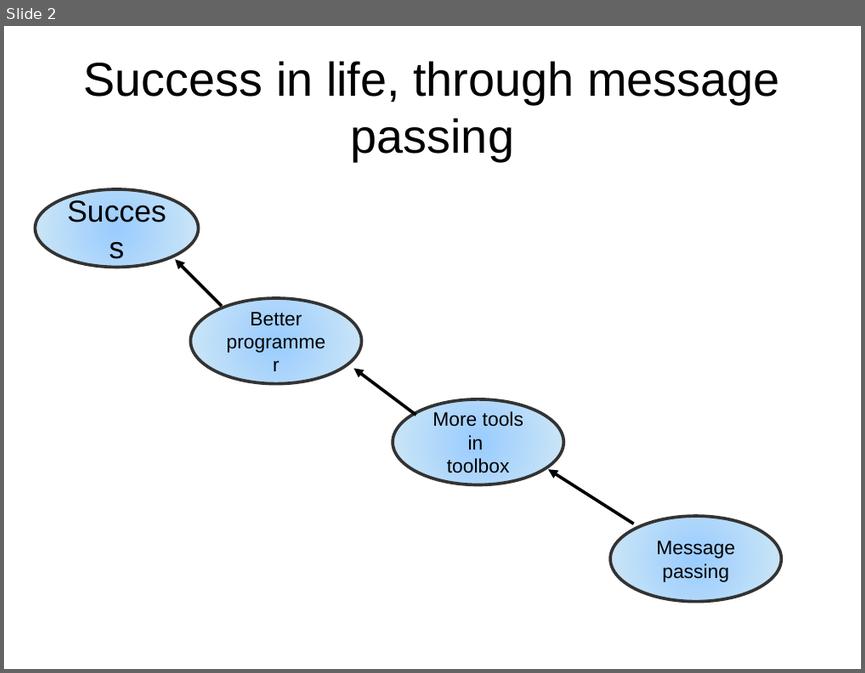
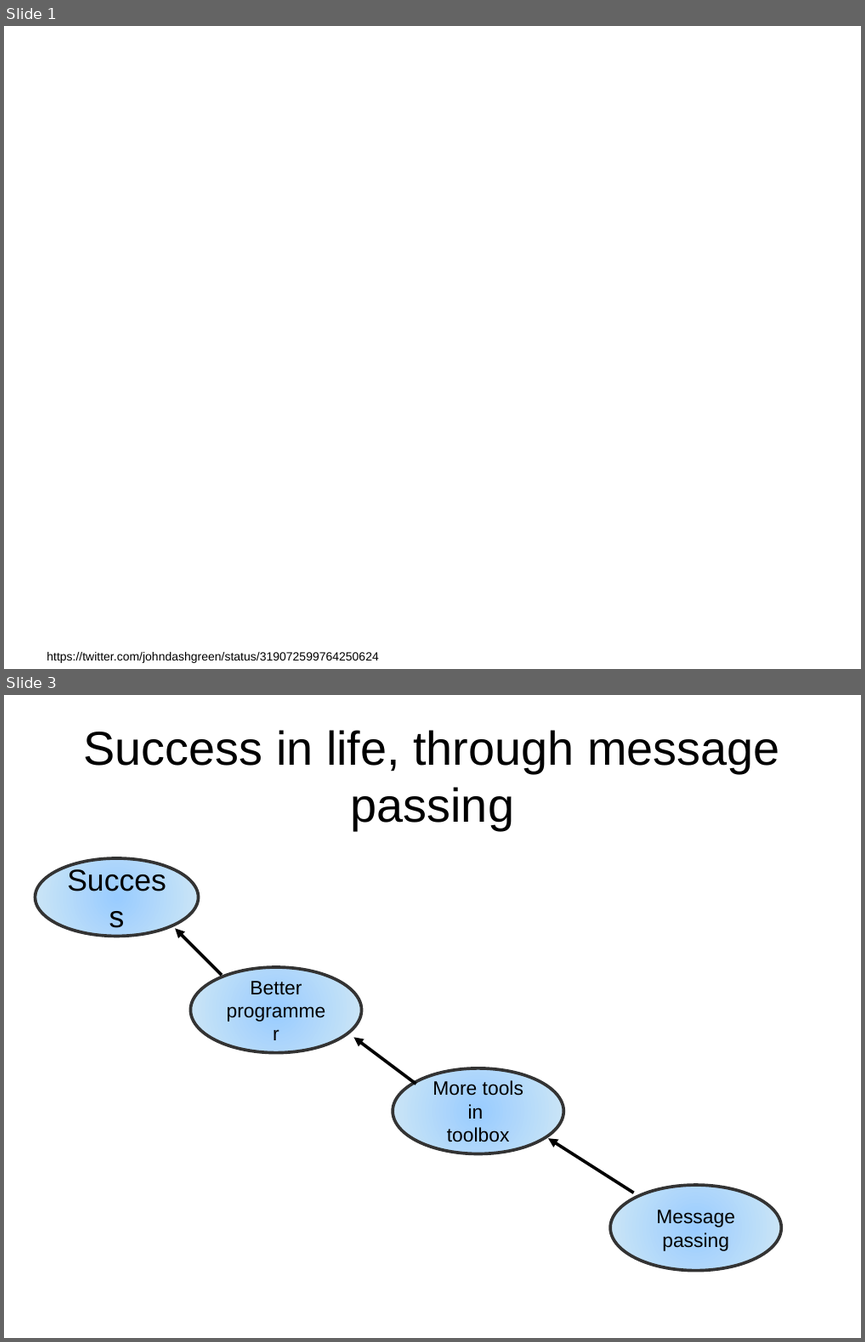
Before and after one commit to pseale/presentation-message-passing, a slide deck: message-passing.odp. Shown one above the other, each under a label of ours: slide 2 before the commit, slides 1 and 3 after it; the slides between them are not shown. The pictures are 865x673 and 865x1342 pixels, drawn with LibreOffice and Linux fonts; fonts in the diff are those of the drawing; background and template pictures are left out. Boxes give left, top, right and bottom in pixels: in the first picture for what was removed or moved away, otherwise in the second. Text is boxed around its words. In the diff, an @@ line names an element or a change of style, - is before the commit and + after.

```diff
--- a/message-passing.odp
+++ b/message-passing.odp
@@ slide 1 added at [4,26,861,669], background picture (left out) @@
@@ text added at [46,652,378,663], 11 pt, text #000000 @@
+https://twitter.com/johndashgreen/status/319072599764250624
@@ what was slide 2 is now slide 3 @@
```
Also in this commit, not shown: 4 slides changed, 4 other slides added, 1 slide removed, 7 other files.
